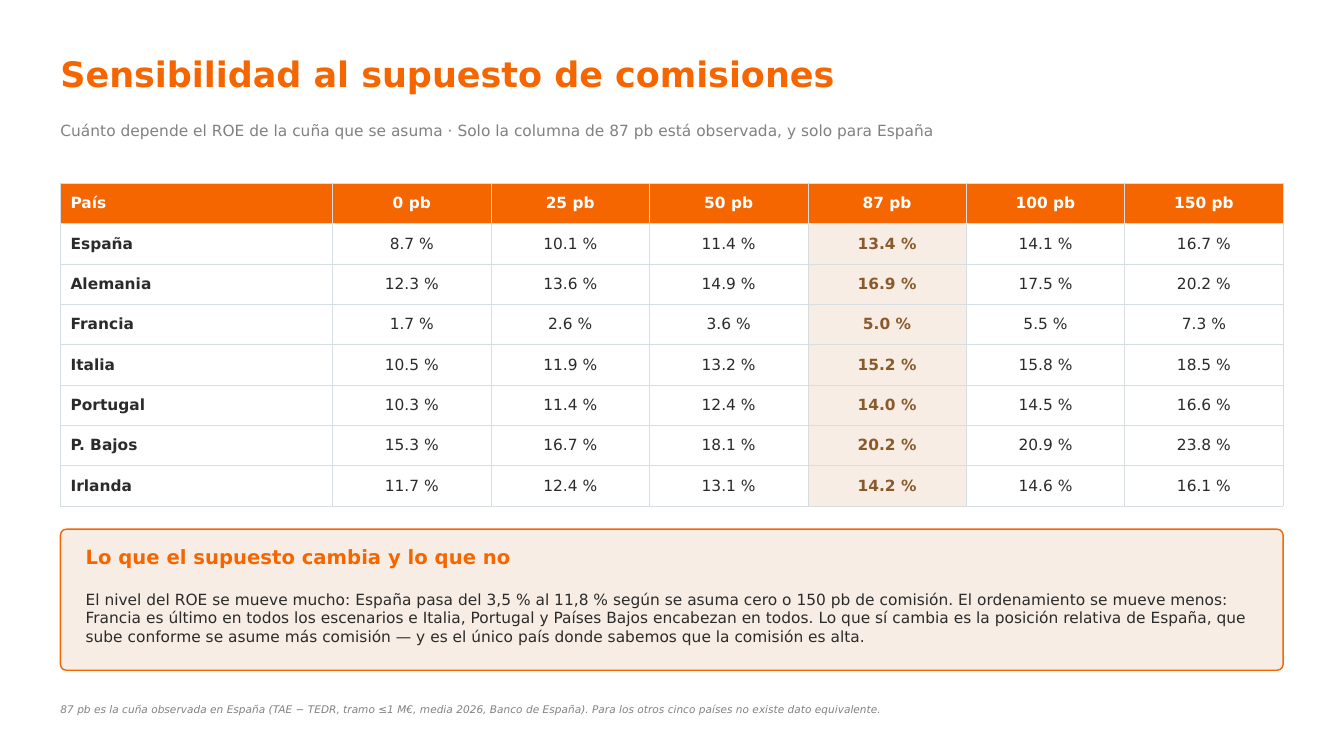
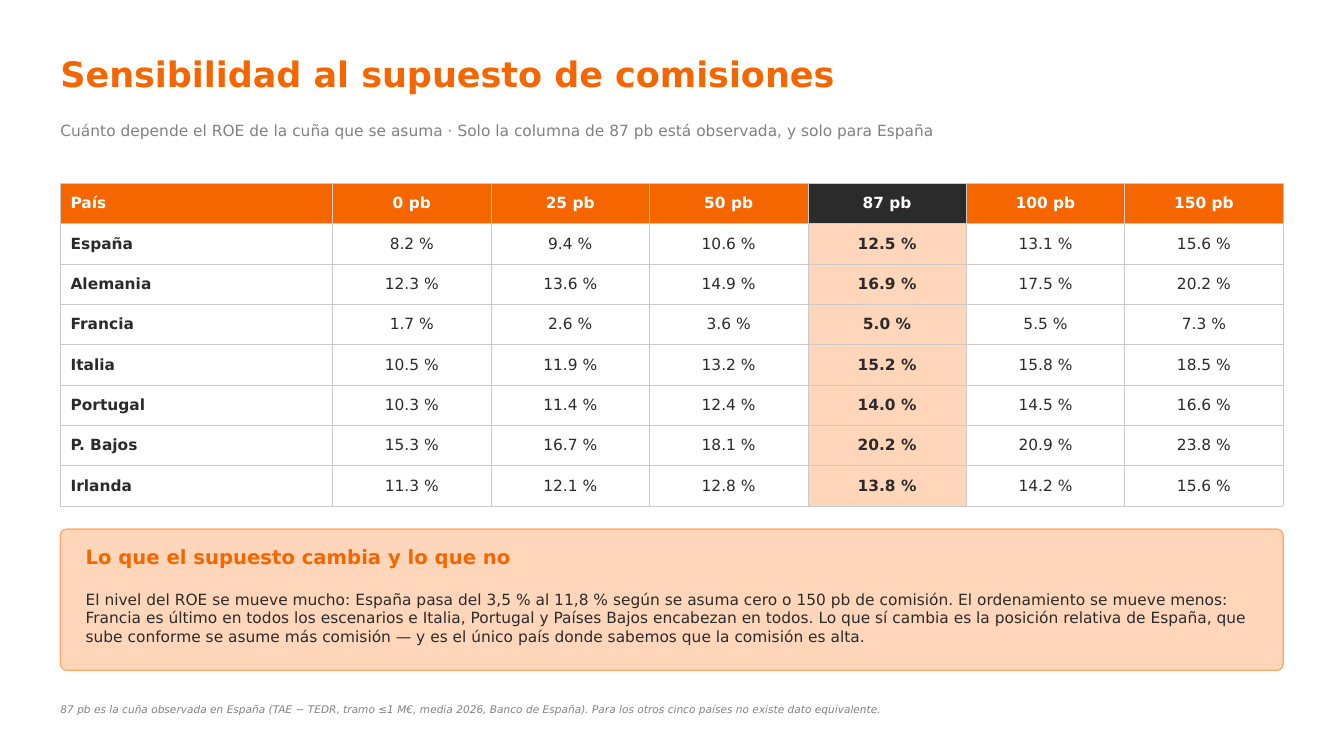
Before and after one commit to agomez2812-lang/sturdy-barnacle, a slide deck: slide 8 of pres/rentabilidad_pyme.pptx. Drawn at 1344x756 pixels with LibreOffice and Linux fonts; fonts in the diff are those of the drawing. Boxes give left, top, right and bottom in pixels: in the first picture for what was removed or moved away, otherwise in the second. Text is boxed around its words. In the diff, an @@ line names an element or a change of style, - is before the commit and + after.

```diff
--- a/pres/rentabilidad_pyme.pptx
+++ b/pres/rentabilidad_pyme.pptx
@@ table at (x1=60, y1=184, x2=1282, y2=496) @@
-row 2: España | 8.7 % | 10.1 % | 11.4 % | 13.4 % | 14.1 % | 16.7 %
+row 2: España | 8.2 % | 9.4 % | 10.6 % | 12.5 % | 13.1 % | 15.6 %
-row 8: Irlanda | 11.7 % | 12.4 % | 13.1 % | 14.2 % | 14.6 % | 16.1 %
+row 8: Irlanda | 11.3 % | 12.1 % | 12.8 % | 13.8 % | 14.2 % | 15.6 %
@@ fill #F56600 to #2B2B2B in row 1, column 5 @@
@@ fill #F7EDE4 to #FFD6BA in 7 cells @@
@@ text colour #8A5A2B to #2B2B2B in "16.9 %", "5.0 %", "15.2 %", "14.0 %" and 1 more places @@
@@ borders changed @@
@@ rounded rectangle at (x1=60, y1=529, x2=1284, y2=670): fill #F7EDE4 to #FFD6BA; outline #F56600 1 pt to #FFAB70 1 pt @@
```
Also in this commit, not shown: 20 other slides changed, 5 other files.
